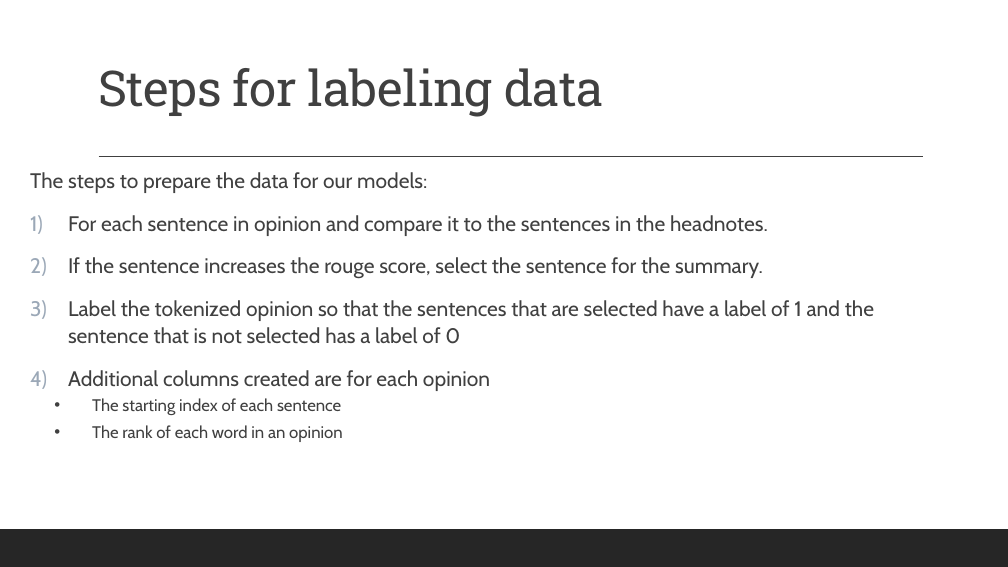
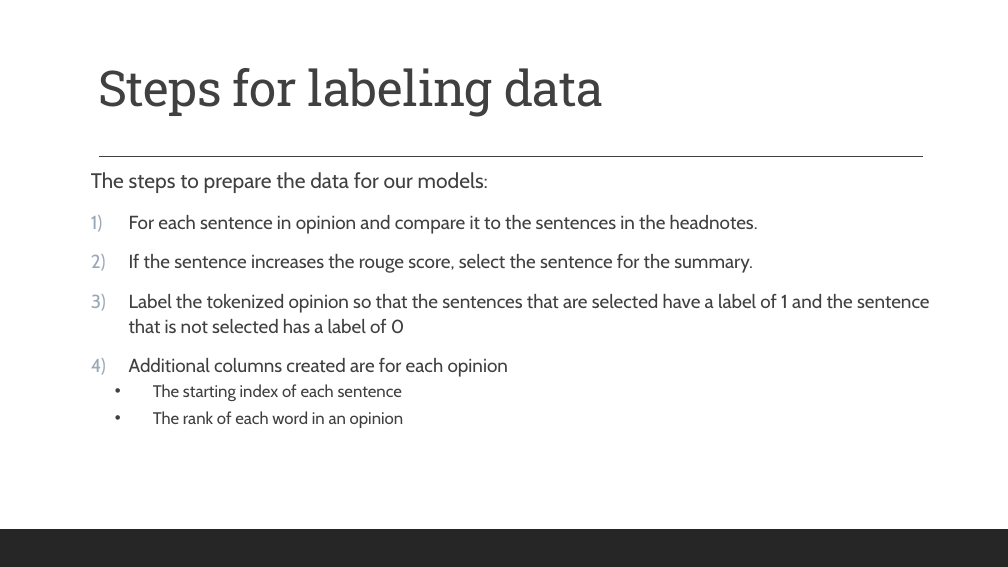
Before and after one commit to gufranpathan/case_law_g45, a slide deck: slide 5 of Group 45 Data Science for Case Law.pptx. Drawn at 1008x567 pixels with LibreOffice and Linux fonts; fonts in the diff are those of the drawing. Boxes give left, top, right and bottom in pixels: in the first picture for what was removed or moved away, otherwise in the second. Text is boxed around its words. In the diff, an @@ line names an element or a change of style, - is before the commit and + after.

```diff
--- a/Group 45 Data Science for Case Law.pptx
+++ b/Group 45 Data Science for Case Law.pptx
@@ text "The steps to prepare the ...": place and size @@
-text "The steps to prepare the ..." at <box>30,172,874,442</box>
+text "The steps to prepare the ..." at <box>91,172,930,428</box>
@@ text at <box>129,215,930,377</box>: size 20 to 18 pt in "For each sentence in opinion and compare ...", "If the sentence increases the rouge score, ...", "Label the tokenized opinion so that the ...", "Additional columns created are for each opinion" @@
```
Also in this commit, not shown: 8 other slides changed, 6 slides added, 1 slide removed.
